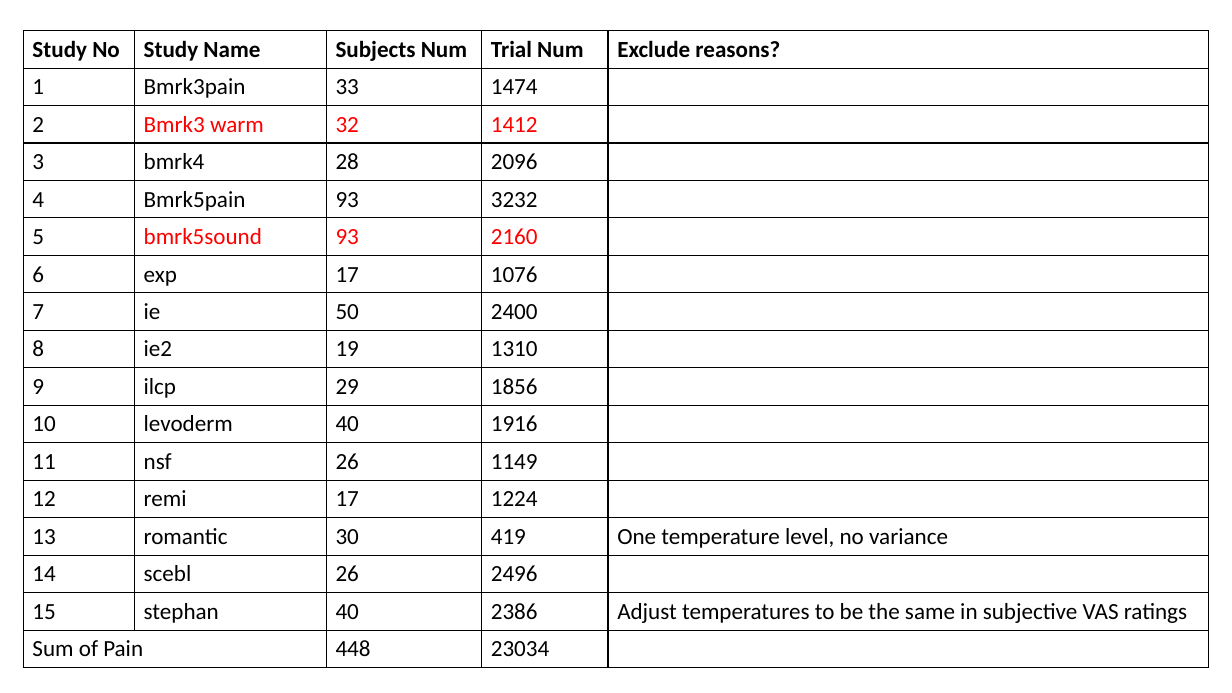
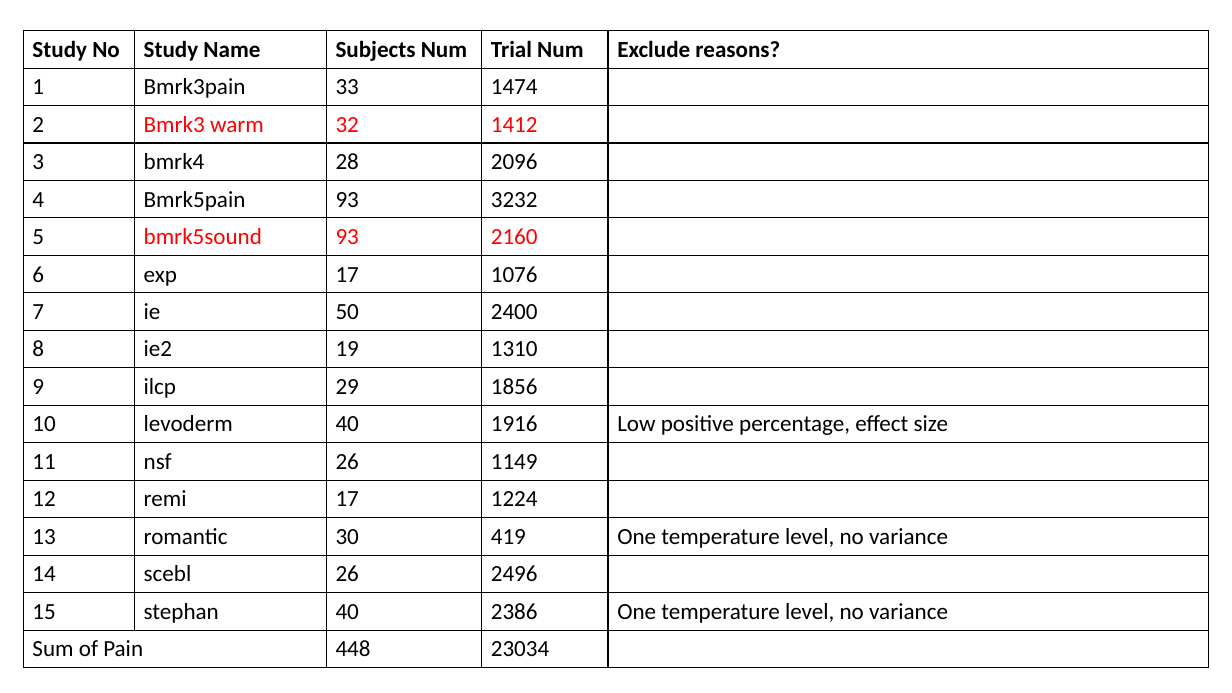
Before and after one commit to XiaochunHan/NPS_measurement_properties, a slide deck: slide 2 of P04_Results/NPS_20200525_XC.pptx. Drawn at 1232x693 pixels with LibreOffice and Linux fonts; fonts in the diff are those of the drawing. Boxes give left, top, right and bottom in pixels: in the first picture for what was removed or moved away, otherwise in the second. Text is boxed around its words. In the diff, an @@ line names an element or a change of style, - is before the commit and + after.

```diff
--- a/P04_Results/NPS_20200525_XC.pptx
+++ b/P04_Results/NPS_20200525_XC.pptx
@@ table at (23,30,1209,667) @@
-row 11, column 5: 
+row 11, column 5: Low positive percentage, effect size
-row 16, column 5: Adjust temperatures to be the same in subjective VAS ratings
+row 16, column 5: One temperature level, no variance
```
Also in this commit, not shown: 3 other slides changed, 2 slides added, 12 other files.
